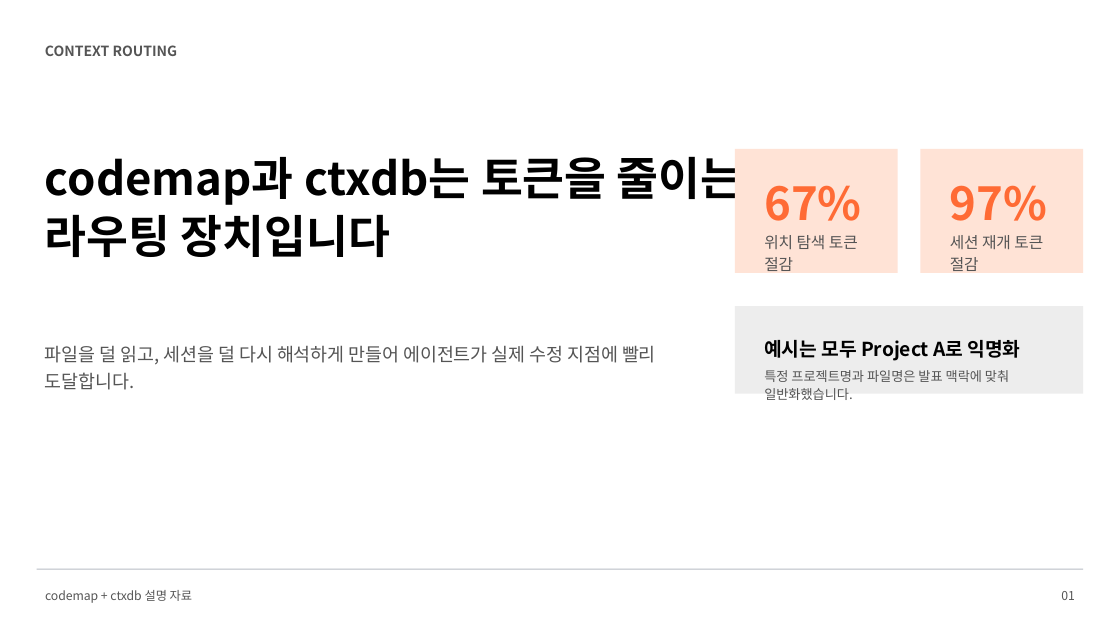
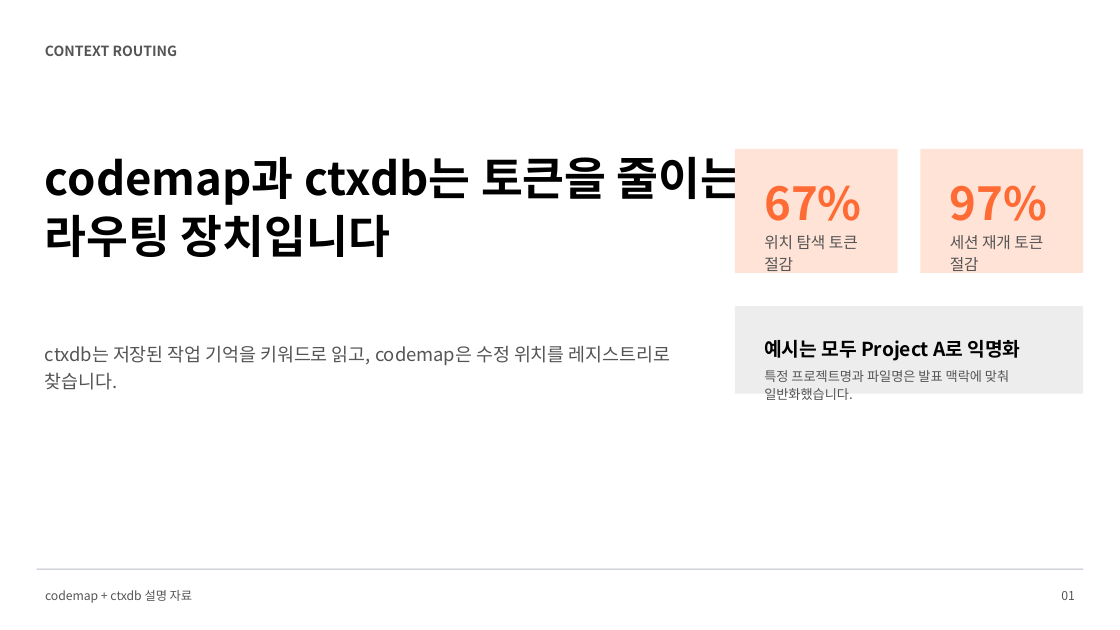
Before and after one commit to LigoSoo/pawpad, a slide deck: slide 1 of outputs/codemap-ctxdb-token-simulation.pptx. Drawn at 1120x630 pixels with LibreOffice and Linux fonts; fonts in the diff are those of the drawing. Boxes give left, top, right and bottom in pixels: in the first picture for what was removed or moved away, otherwise in the second. Text is boxed around its words. In the diff, an @@ line names an element or a change of style, - is before the commit and + after.

```diff
--- a/outputs/codemap-ctxdb-token-simulation.pptx
+++ b/outputs/codemap-ctxdb-token-simulation.pptx
@@ text at [45, 346, 670, 390]: text changed @@
-파일을 덜 읽고, 세션을 덜 다시 해석하게 만들어 에이전트가 실제 수정 지점에 빨리 도달합니다.
+ctxdb는 저장된 작업 기억을 키워드로 읽고, codemap은 수정 위치를 레지스트리로 찾습니다.
```
Also in this commit, not shown: 3 other slides changed, 3 slides added, 2 slides removed, 1 other file.
